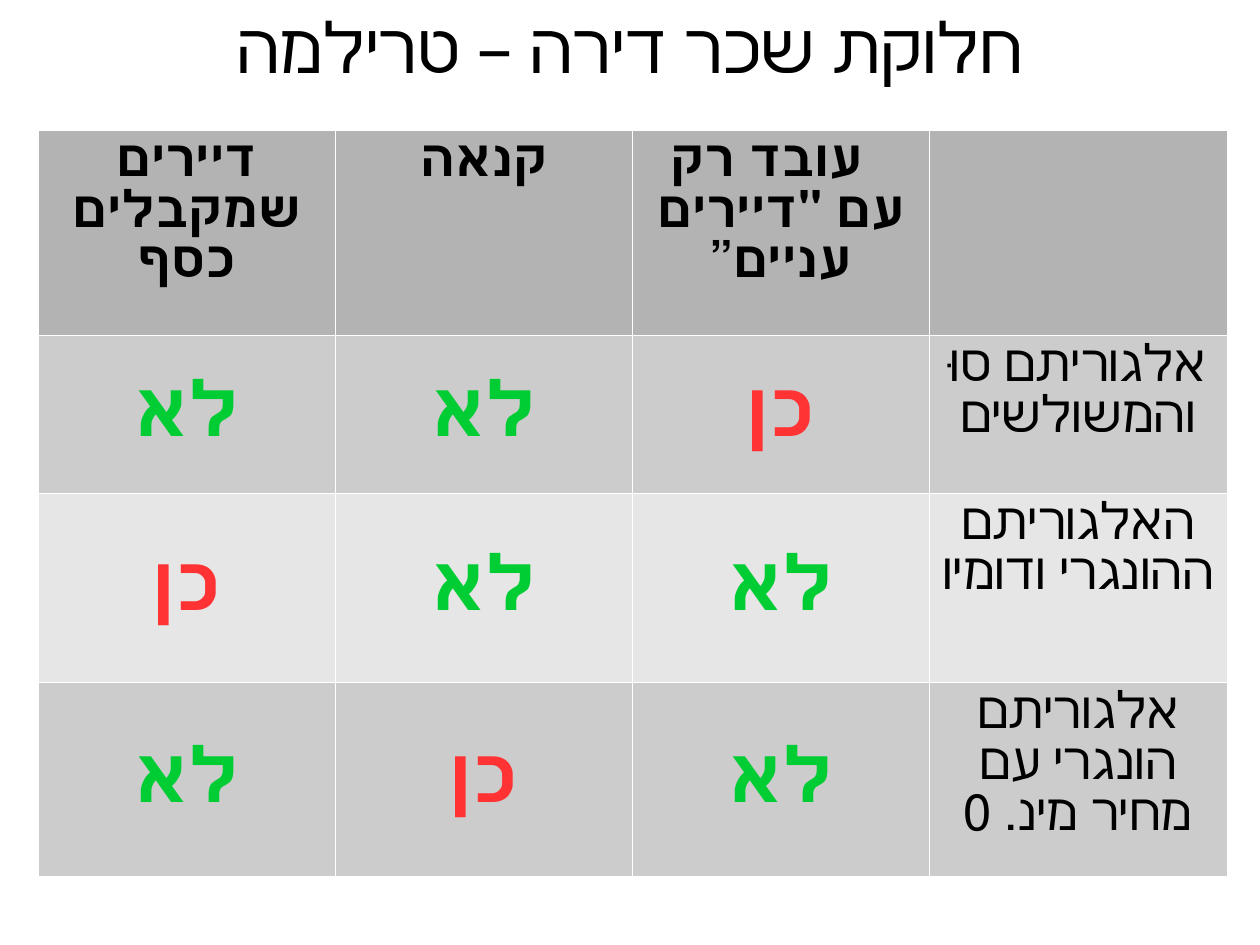
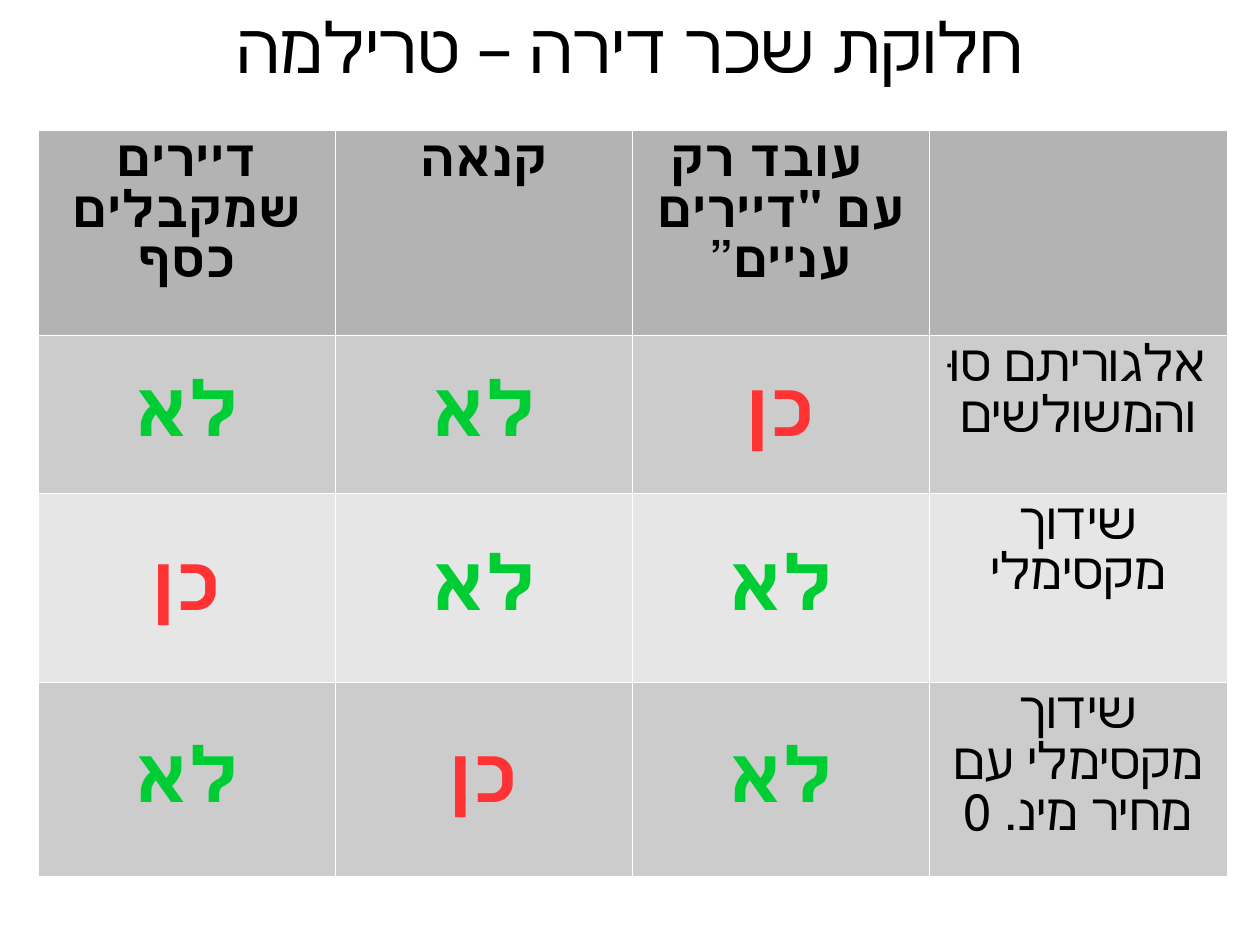
Before and after one commit to erelsgl/ariel-algorithms-5779, a slide deck: slide 19 of 03-rent-division/slides-2-cardinal.odp. Drawn at 1260x945 pixels with LibreOffice and Linux fonts; fonts in the diff are those of the drawing. Boxes give left, top, right and bottom in pixels: in the first picture for what was removed or moved away, otherwise in the second. Text is boxed around its words. In the diff, an @@ line names an element or a change of style, - is before the commit and + after.

```diff
--- a/03-rent-division/slides-2-cardinal.odp
+++ b/03-rent-division/slides-2-cardinal.odp
@@ table at box(39, 130, 1228, 872) @@
-row 3, column 4: האלגוריתם ההונגרי ודומיו
+row 3, column 4: שידוך מקסימלי
-row 4, column 4: אלגוריתם הונגרי עם מחיר מינ. 0
+row 4, column 4: שידוך מקסימלי עם מחיר מינ. 0
```
Also in this commit, not shown: 14 other files.
